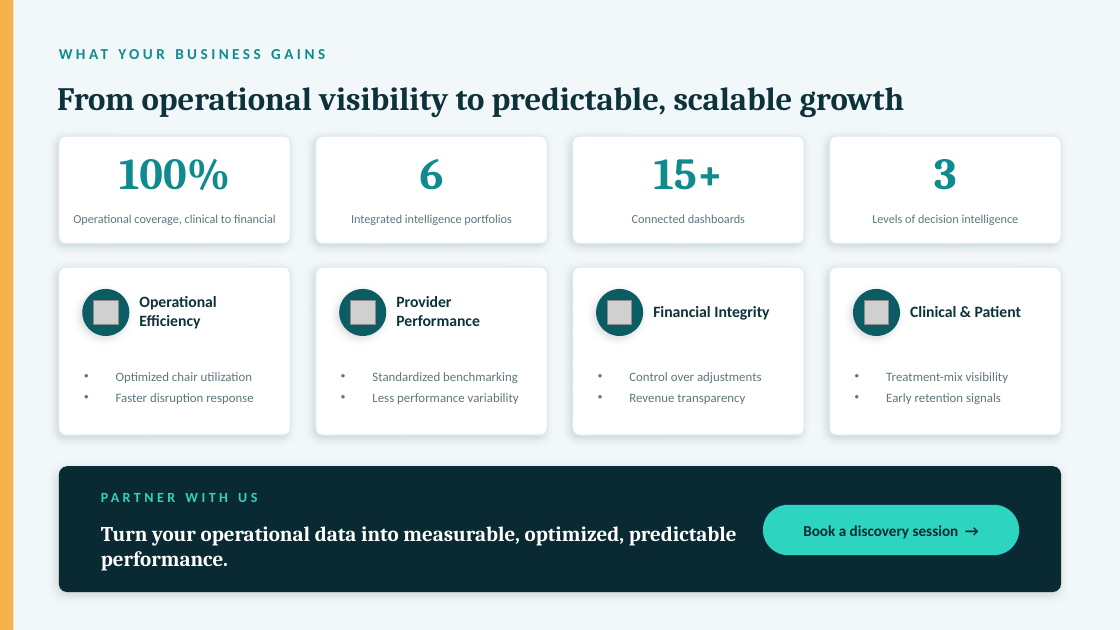
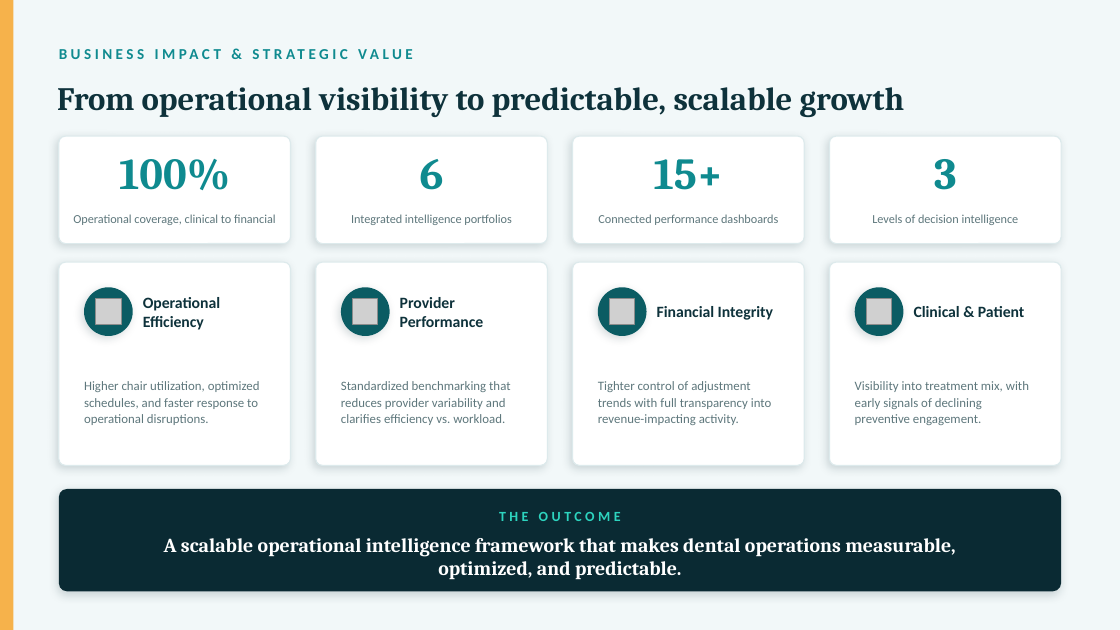
Before and after one commit to Aankitgupta/my-test-work, a slide deck: slide 3 of presentations/dental-intelligence-pitch.pptx. Drawn at 1120x630 pixels with LibreOffice and Linux fonts; fonts in the diff are those of the drawing; grey boxes stand for pictures. Boxes give left, top, right and bottom in pixels: in the first picture for what was removed or moved away, otherwise in the second. Text is boxed around its words. In the diff, an @@ line names an element or a change of style, - is before the commit and + after.

```diff
--- a/presentations/dental-intelligence-pitch.pptx
+++ b/presentations/dental-intelligence-pitch.pptx
@@ text at <box>59,40,815,67</box>: text changed @@
-WHAT YOUR BUSINESS GAINS
+BUSINESS IMPACT & STRATEGIC VALUE
@@ text at <box>598,214,778,225</box>: text changed @@
-Connected dashboards
+Connected performance dashboards
@@ rounded rectangle: place and size @@
-rounded rectangle at <box>59,267,291,435</box>
+rounded rectangle at <box>59,262,291,465</box>
@@ rounded rectangle: place and size @@
-rounded rectangle at <box>316,267,548,435</box>
+rounded rectangle at <box>316,262,548,465</box>
@@ rounded rectangle: place and size @@
-rounded rectangle at <box>573,267,805,435</box>
+rounded rectangle at <box>573,262,805,465</box>
@@ proportions changed in 5 elements at <box>59,489,1061,592</box>, <box>59,262,291,465</box>, <box>316,262,548,465</box>, <box>573,262,805,465</box>, <box>829,262,1061,465</box> @@
@@ rounded rectangle: place and size @@
-rounded rectangle at <box>829,267,1061,435</box>
+rounded rectangle at <box>829,262,1061,465</box>
@@ text "Operational Efficiency": place and size @@
-text "Operational Efficiency" at <box>139,296,216,329</box>
+text "Operational Efficiency" at <box>143,297,220,330</box>
@@ text "Provider Performance": place and size @@
-text "Provider Performance" at <box>396,296,480,326</box>
+text "Provider Performance" at <box>400,297,484,327</box>
@@ 3 ellipses: place and size @@
-3 ellipses at <box>82,289,643,336</box>
+3 ellipses at <box>84,287,647,336</box>
@@ text "Financial Integrity": place and size @@
-text "Financial Integrity" at <box>653,306,769,320</box>
+text "Financial Integrity" at <box>657,306,773,320</box>
@@ text "Clinical & Patient": place and size @@
-text "Clinical & Patient" at <box>910,306,1021,317</box>
+text "Clinical & Patient" at <box>914,306,1024,317</box>
@@ text at <box>84,381,260,425</box>: text changed @@
-• Optimized chair utilization
-• Faster disruption response
+Higher chair utilization, optimized schedules, and faster response to operational disruptions.
@@ text at <box>341,381,510,425</box>: text changed @@
-• Standardized benchmarking
-• Less performance variability
+Standardized benchmarking that reduces provider variability and clarifies efficiency vs. workload.
@@ text at <box>598,381,772,425</box>: text changed @@
-• Control over adjustments
-• Revenue transparency
+Tighter control of adjustment trends with full transparency into revenue-impacting activity.
@@ text at <box>855,381,1029,425</box>: text changed @@
-• Treatment-mix visibility
-• Early retention signals
+Visibility into treatment mix, with early signals of declining preventive engagement.
@@ rounded rectangle: place and size @@
-rounded rectangle at <box>59,466,1061,592</box>
+rounded rectangle at <box>59,489,1061,592</box>
@@ text removed at <box>101,485,689,510</box> @@
-PARTNER WITH US
@@ rounded rectangle removed at <box>763,505,1019,555</box> @@
@@ text at <box>164,538,955,580</box>: text changed; size 18 to 17 pt @@
-Turn your operational data into measurable, optimized, predictable performance.
+A scalable operational intelligence framework that makes dental operations measurable, optimized, and predictable.
@@ text added at <box>499,512,621,521</box>, 12 pt, text #2DD4BF, bold @@
+THE OUTCOME
@@ text removed at <box>803,525,959,539</box> @@
-Book a discovery session →
```
Also in this commit, not shown: 2 other slides changed, 1 other file.
